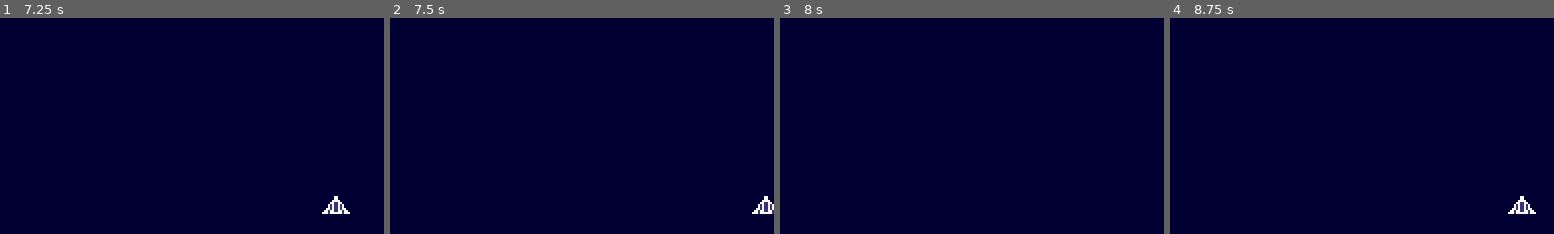
Above: before the commit, frames 1-4 (left to right).
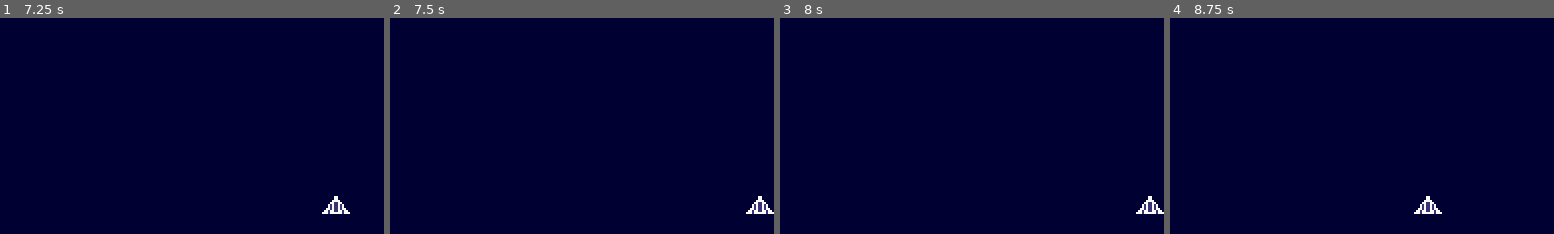
Above: after the commit, the same moments.

Repository: gusholz/SpaceInvaders
Game: Godot game, scene res://Game.tscn
Same seed, same stepped clock (60 frames per second), same inputs: the game is played once before the commit and once after it.
Inputs:
- Up to frame 1 (7.25 s): tap Enter at 0.5 s; hold D (move_right) 0.53-2.03 s; hold A (move_left) 2.03-4.28 s; hold D (move_right) from 4.28 s (still down)
- Up to frame 2 (7.5 s): keep holding D (move_right)
- Up to frame 3 (8 s): keep holding D (move_right)
- Up to frame 4 (8.75 s): tap Space at 8 s; release D (move_right) at 8.03 s; hold A (move_left) from 8.03 s (still down)
The pictures show only the part of the screen within x 50-100%, y 50-100%; the shares and areas given below are measured in that part.

Frame 1 is identical in both runs. In frame 2, 0.3% of the frame differs, in the area x 92-100%, y 82-91%; in frame 3, 0.3%; in frame 4, 0.6%, in the area x 63-96%, y 82-91%.

Commit message:
Created the map and the player, with the movement script

Diff:
--- a/Scenes/Map/map.tscn
+++ b/Scenes/Map/map.tscn
@@ -1,22 +1,9 @@
-[gd_scene load_steps=3 format=3 uid="uid://q715mj5jrdr0"]
+[gd_scene load_steps=2 format=3 uid="uid://q715mj5jrdr0"]
 
 [ext_resource type="Texture2D" uid="uid://bq3g8xea0yxtk" path="res://Assets/game_assets_map.png" id="1_vxtoc"]
 
-[sub_resource type="RectangleShape2D" id="RectangleShape2D_k3i7c"]
-size = Vector2(10, 214)
-
 [node name="map" type="Node2D"]
 
-[node name="Area2D" type="Area2D" parent="."]
-
-[node name="right_border" type="CollisionShape2D" parent="Area2D"]
-position = Vector2(389, 108)
-shape = SubResource("RectangleShape2D_k3i7c")
-
-[node name="left_border" type="CollisionShape2D" parent="Area2D"]
-position = Vector2(-5, 108)
-shape = SubResource("RectangleShape2D_k3i7c")
-
-[node name="Sprite2D" type="Sprite2D" parent="Area2D"]
+[node name="Sprite2D" type="Sprite2D" parent="."]
 position = Vector2(192, 108)
 texture = ExtResource("1_vxtoc")
--- a/Scenes/Player/player.gd
+++ b/Scenes/Player/player.gd
@@ -1,6 +1,9 @@
 extends CharacterBody2D
 
 @export var speed = 80
+const SPRITE_SIZE = 7
+const LEFT_BORDER = 0 + SPRITE_SIZE
+const RIGHT_BORDER = 384 - SPRITE_SIZE  # Adjust this value according to your needs
 
 func _process(delta):
 	move_player()
@@ -8,11 +11,20 @@
 func move_player():
 	var movementVector = Vector2()
 
-	# Check for left and right input
-	if Input.is_action_pressed("move_left"):
+	if Input.is_action_pressed("move_left") && check_Borders(movementVector.x, "left"):
 		movementVector.x -= 1
-	if Input.is_action_pressed("move_right"):
+	elif Input.is_action_pressed("move_right") && check_Borders(movementVector.x, "right"):
 		movementVector.x += 1
 
 	velocity = movementVector.normalized() * speed
 	move_and_slide()
+
+func check_Borders(number: float, direction: String) -> bool:
+	var character_position = get_global_transform().origin.x
+
+	if direction == "left":
+		return character_position + number >= LEFT_BORDER
+	elif direction == "right":
+		return character_position + number <= RIGHT_BORDER
+	else:
+		return true
